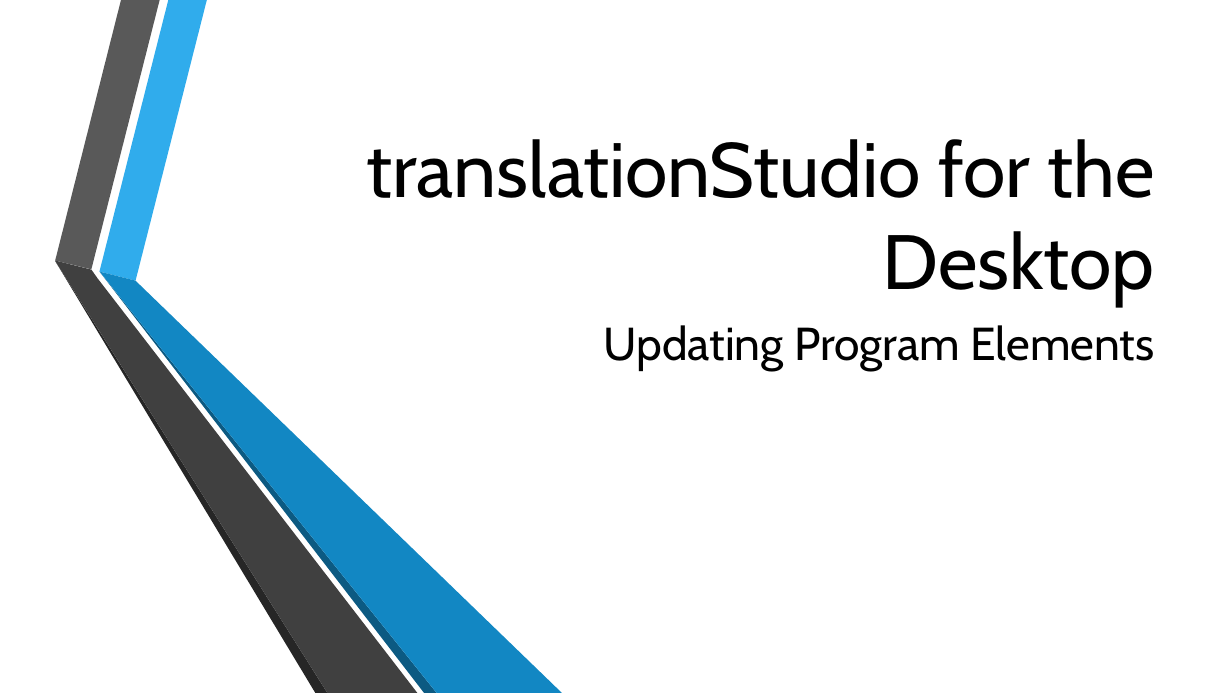
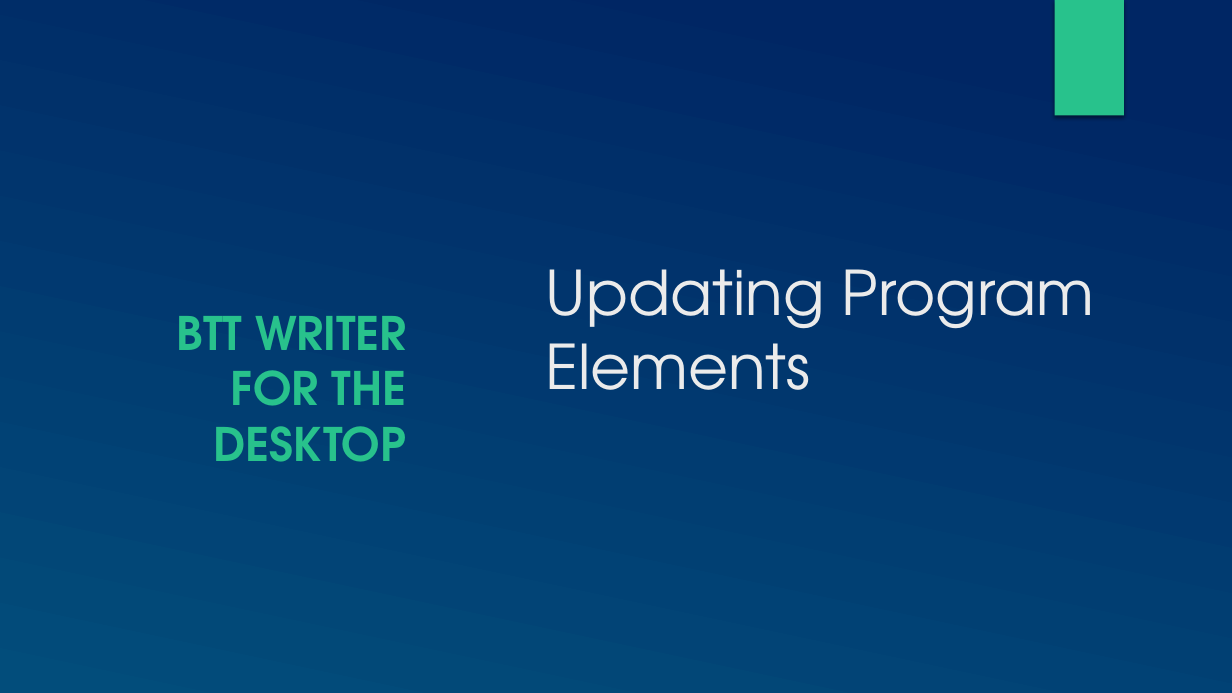
Before and after one commit to mondele/btt-writer-docs, a slide deck: slide 1 of docs/DUpdate.pptx. Drawn at 1232x693 pixels with LibreOffice and Linux fonts; fonts in the diff are those of the drawing; background and template pictures are left out. Boxes give left, top, right and bottom in pixels: in the first picture for what was removed or moved away, otherwise in the second. Text is boxed around its words. In the diff, an @@ line names an element or a change of style, - is before the commit and + after.

```diff
--- a/docs/DUpdate.pptx
+++ b/docs/DUpdate.pptx
@@ background picture (left out) to gradient #002664 to #024E7B @@
@@ rectangle added at (x1=1055, y1=0, x2=1124, y2=116), fill #28C28C @@
@@ title removed at (x1=367, y1=139, x2=1155, y2=306) @@
-translationStudio for the Desktop
@@ group removed at (x1=55, y1=0, x2=563, y2=693): 6 freeform shapes @@
@@ title "Updating Program Elements" moved from (x1=604, y1=325, x2=1154, y2=371) to (x1=545, y1=269, x2=1094, y2=390) @@
@@ title "Updating Program Elements" at (x1=545, y1=269, x2=1094, y2=390): size 36 to 48 pt, font Cabin to TeX Gyre Adventor, text colour #000000 to #EBEBEB; alignment right to left; less space between paragraphs @@
@@ subtitle added at (x1=177, y1=316, x2=407, y2=462), 36 pt, text #28C28C, bold @@
+BTT WRITER FOR THE DESKTOP
```
Also in this commit, not shown: 8 other slides changed, 1 slide added, 1 slide removed, 1 other file.
